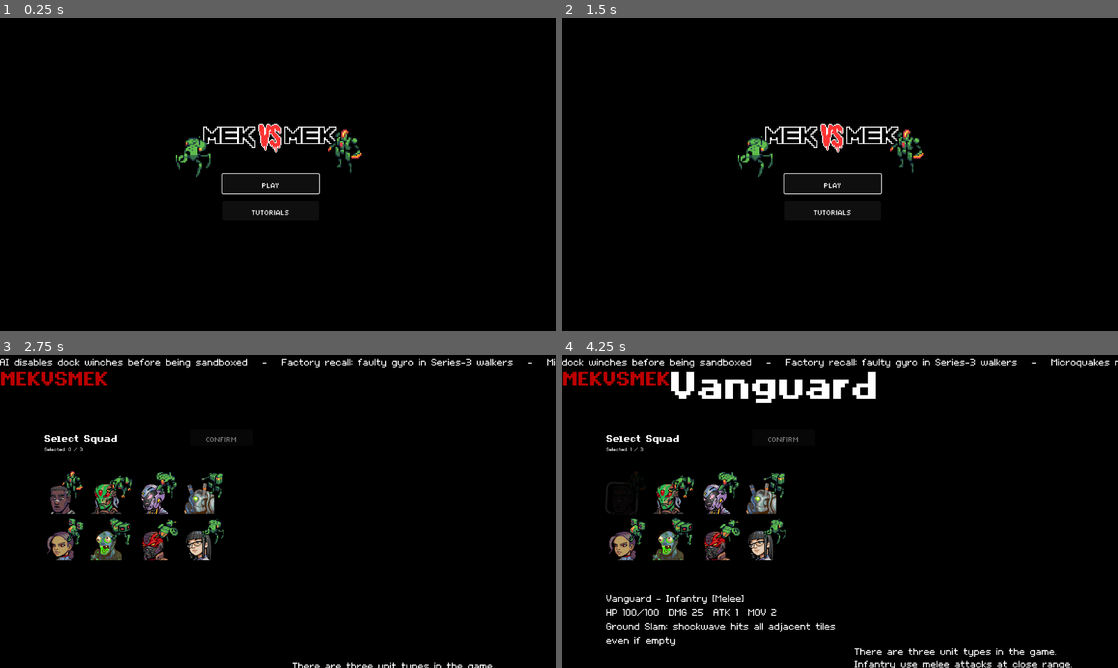
Above: before the commit, frames 1-4 (two rows, left to right).
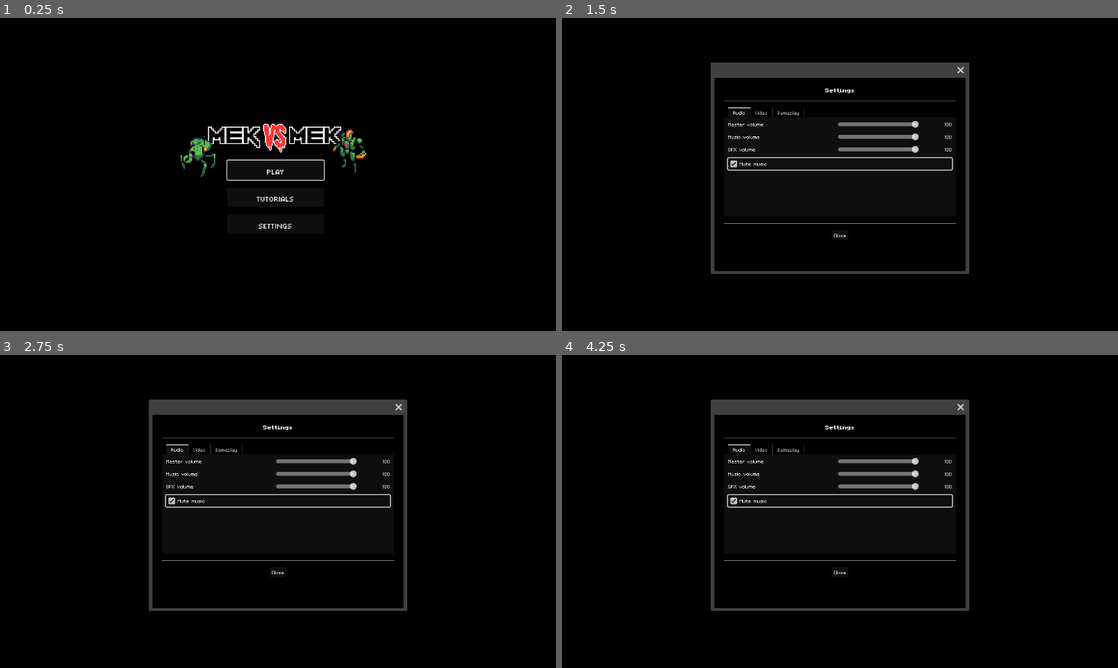
Above: after the commit, the same moments.

Repository: Tekknobot/Terrain
Game: Godot game, scene res://Scenes/TitleScreen.tscn
The game is run twice, just before and just after one commit, with the same random seed, the same clock (stepped at 60 frames per second) and the same inputs. Sound files missing from this copy of the repository are replaced by a short silence.
Inputs (mouse positions are in pixels of both pictures, inside the frame that each line leads up to):
- Up to frame 1 (0.25 s): no input
- Up to frame 2 (1.5 s): click (840, 224) at 0.5 s, where only the run after the commit has a clickable "Settings"; click (840, 165) at 1.25 s, where only the run after the commit has a clickable "Mute music"
- Up to frame 3 (2.75 s): click "PLAY" at 2 s
- Up to frame 4 (4.25 s): click (840, 508) at 2.75 s, where only the run after the commit has a clickable "PLAY"; click (623, 498) at 3.52 s

The runs differ from the first frame. In frame 1, 2.2% of the frame differs, in the area x 31-66%, y 33-68%; in frame 2, 6.5%; in frame 3, 10%; in frame 4, 13%, in the area x 0-100%, y 1-100%.

Commit message:
Add settings window.

Diff:
--- a/Scenes/TitleScreen.tscn
+++ b/Scenes/TitleScreen.tscn
@@ -76,9 +76,9 @@
 
 [node name="CenterContainer" type="CenterContainer" parent="."]
 layout_mode = 0
-offset_left = -494.0
+offset_left = -484.0
 offset_top = -131.0
-offset_right = 506.0
+offset_right = 516.0
 offset_bottom = 156.0
 
 [node name="VBoxContainer" type="VBoxContainer" parent="CenterContainer"]
@@ -107,13 +107,12 @@
 theme_override_font_sizes/font_size = 32
 text = "Reset"
 
-[node name="Multiplayer" type="Button" parent="CenterContainer/VBoxContainer"]
-visible = false
+[node name="Settings" type="Button" parent="CenterContainer/VBoxContainer"]
 custom_minimum_size = Vector2(200, 40)
 layout_mode = 2
 theme_override_fonts/font = ExtResource("2_gujq3")
 theme_override_font_sizes/font_size = 32
-text = "Multiplayer"
+text = "Settings"
 
 [node name="Quit" type="Button" parent="CenterContainer/VBoxContainer"]
 visible = false
@@ -125,19 +124,19 @@
 
 [node name="AnimatedSprite2D" type="AnimatedSprite2D" parent="."]
 material = ExtResource("6_681ew")
-position = Vector2(4, -110)
+position = Vector2(14, -110)
 scale = Vector2(2, 2)
 sprite_frames = SubResource("SpriteFrames_70vl7")
 autoplay = "default"
 frame_progress = 0.651043
 
 [node name="S3" parent="." instance=ExtResource("7_2jiiu")]
-position = Vector2(-158, -18)
+position = Vector2(-148, -18)
 scale = Vector2(3, 3)
 script = null
 
 [node name="M1" parent="." instance=ExtResource("12_awp6w")]
-position = Vector2(164, -29)
+position = Vector2(174, -29)
 scale = Vector2(3, 3)
 script = null
 
--- a/Scripts/MusicManager.gd
+++ b/Scripts/MusicManager.gd
@@ -2,20 +2,25 @@
 
 # Music player node
 var player: AudioStreamPlayer
-# List of tracks to play (fill in or set from code)
 var playlist: Array[AudioStream] = []
 var current_track_index := 0
 var rng := RandomNumberGenerator.new()
 
+# === NEW: user-facing settings ===
+@export_range(0.0, 1.0, 0.01)
+var volume_linear: float = 1.0
+var muted: bool = false
+
+const SETTINGS_PATH := "user://settings.cfg"
+const SETTINGS_SECTION := "audio"
+
 func _ready():
 	rng.randomize()
 
-	# Create an AudioStreamPlayer once, no re-adding or destroying
 	player = AudioStreamPlayer.new()
 	add_child(player)
 	player.finished.connect(_on_player_finished)
 
-	# Example playlist setup (replace with your own audio files)
 	playlist = [
 		preload("res://Audio/Music/Faded.mp3"),
 		preload("res://Audio/Music/Future.mp3"),
@@ -25,9 +30,12 @@
 		preload("res://Audio/Music/Pumped.mp3"),
 	]
 
-	# Start from a random track
 	if not playlist.is_empty():
 		current_track_index = rng.randi_range(0, playlist.size() - 1)
+
+	# === NEW: load saved settings before playing
+	_load_settings()
+	_apply_volume()
 
 	play_current_track()
 
@@ -42,12 +50,49 @@
 	play_current_track()
 
 func _pick_next_index_no_repeat() -> int:
-	# If there's only one track, just keep playing it
 	if playlist.size() <= 1:
 		return current_track_index
-
 	var next_index := current_track_index
-	# Keep rolling until it's different from the current one
 	while next_index == current_track_index:
 		next_index = rng.randi_range(0, playlist.size() - 1)
 	return next_index
+
+# === NEW: volume/mute helpers ===
+func set_volume_linear(v: float) -> void:
+	volume_linear = clamp(v, 0.0, 1.0)
+	_apply_volume()
+	_save_settings()
+
+func get_volume_linear() -> float:
+	return volume_linear
+
+func set_muted(m: bool) -> void:
+	muted = m
+	_apply_volume()
+	_save_settings()
+
+func is_muted() -> bool:
+	return muted
+
+func _apply_volume() -> void:
+	if not player:
+		return
+	if muted or volume_linear <= 0.001:
+		player.volume_db = -80.0  # effectively silent
+	else:
+		player.volume_db = linear_to_db(volume_linear)
+
+func _save_settings() -> void:
+	var cfg := ConfigFile.new()
+	# Ignore load errors; we’ll just overwrite
+	cfg.load(SETTINGS_PATH)
+	cfg.set_value(SETTINGS_SECTION, "volume", volume_linear)
+	cfg.set_value(SETTINGS_SECTION, "muted", muted)
+	cfg.save(SETTINGS_PATH)
+
+func _load_settings() -> void:
+	var cfg := ConfigFile.new()
+	var err := cfg.load(SETTINGS_PATH)
+	if err == OK:
+		volume_linear = float(cfg.get_value(SETTINGS_SECTION, "volume", 1.0))
+		muted = bool(cfg.get_value(SETTINGS_SECTION, "muted", false))
--- a/Scripts/NPCSoldier.gd
+++ b/Scripts/NPCSoldier.gd
@@ -135,7 +135,7 @@
 func perform_round_action() -> void:
 	if _dying or _is_evacuating or not attack_enabled:
 		return
-	await attack_rapid_taps_4way(5, 5)  # or (25,1) if you want the full burst
+	await attack_rapid_taps_4way(5, 3)  # or (25,1) if you want the full burst
 
 func attack_rapid_taps_8way(burst_count: int = 25, per_hit_damage: int = 1) -> void:
 	if _attack_loop_running or _dying or _is_evacuating or not attack_enabled:
--- a/Scripts/TitleScreen.gd
+++ b/Scripts/TitleScreen.gd
@@ -5,25 +5,26 @@
 @onready var multiplayer_button = $CenterContainer/VBoxContainer/Multiplayer
 @onready var quit_button = $CenterContainer/VBoxContainer/Quit
 @onready var tutorial_button = $CenterContainer/VBoxContainer/Tutorials
+# === NEW
+@onready var settings_button = $CenterContainer/VBoxContainer/Settings
+
+# === NEW: we’ll build a simple settings popup in code
+var settings_window: Window
+
+func _enter_tree() -> void:
+	_apply_settings_from_cfg()  # <— load & apply saved settings at boot
 
 func _ready() -> void:
-	# Optionally, play background music or start animations here.
-	# For instance, you could use Tween to fade in the title.
-	play_button.grab_focus()  # Give focus to the Play button for gamepad support.
-
-	# Connect signals if you haven't connected them in the editor.
+	play_button.grab_focus()
+
 	play_button.pressed.connect(_on_PlayButton_pressed)
-	multiplayer_button.pressed.connect(_on_MultiplayerButton_pressed)
 	quit_button.pressed.connect(_on_QuitButton_pressed)
 	tutorial_button.pressed.connect(_on_TutorialButton_pressed)
-
+	# === NEW
+	settings_button.pressed.connect(_on_SettingsButton_pressed)
 
 func _on_PlayButton_pressed() -> void:
-	# Transition to your main game scene.
 	get_tree().change_scene_to_file("res://Scenes/SquadSelect.tscn")
-
-func _on_MultiplayerButton_pressed() -> void:
-	get_tree().change_scene_to_file("res://Scenes/MultiplayerLobby.tscn")	# add_child(options_dialog)
 
 func _on_QuitButton_pressed() -> void:
 	get_tree().quit()
@@ -35,3 +36,362 @@
 
 func _on_TutorialButton_pressed() -> void:
 	get_tree().change_scene_to_file("res://Scenes/TutorialMenu.tscn")
+
+# === NEW ===
+func _on_SettingsButton_pressed() -> void:
+	if settings_window == null:
+		settings_window = _build_settings_window(
+			"res://Fonts/magofonts/mago1.ttf", 16,
+			"res://Fonts/magofonts/mago3.ttf", 20
+		)
+		add_child(settings_window)
+	settings_window.popup_centered()
+
+const SETTINGS_PATH := "user://settings.cfg"
+
+func _build_settings_window(
+		font_path: String = "res://Fonts/magofonts/mago3.ttf",
+		font_size: int = 16,
+		heading_font_path: String = "",
+		heading_font_size: int = 32
+	) -> Window:
+	var win := Window.new()
+	win.title = ""
+	win.size = Vector2i(520, 400)
+
+	# Top-level margin so nothing touches the window edges
+	var outer := MarginContainer.new()
+	outer.add_theme_constant_override("margin_left", 20)
+	outer.add_theme_constant_override("margin_right", 20)
+	outer.add_theme_constant_override("margin_top", 16)
+	outer.add_theme_constant_override("margin_bottom", 16)
+	win.add_child(outer)
+
+	var root := VBoxContainer.new()
+	root.custom_minimum_size = Vector2(480, 320)
+	root.add_theme_constant_override("separation", 12)
+	outer.add_child(root)
+
+	# Font theme (so every child inherits)
+	var theme := Theme.new()
+	if ResourceLoader.exists(font_path):
+		var body_font := load(font_path) as FontFile
+		if body_font:
+			theme.set_default_font(body_font)
+			theme.set_default_font_size(font_size)
+	root.theme = theme
+
+	# Optional heading font
+	var heading_font: FontFile
+	if heading_font_path != "" and ResourceLoader.exists(heading_font_path):
+		heading_font = load(heading_font_path) as FontFile
+
+	# Title
+	var title := Label.new()
+	title.text = "Settings"
+	title.horizontal_alignment = HORIZONTAL_ALIGNMENT_CENTER
+	title.add_theme_constant_override("margin_left", 8)
+	title.add_theme_constant_override("margin_right", 8)
+	if heading_font:
+		title.add_theme_font_override("font", heading_font)
+		title.add_theme_font_size_override("font_size", heading_font_size)
+	root.add_child(title)
+
+	var sep := HSeparator.new()
+	root.add_child(sep)
+
+	# Tabs
+	var tabs := TabContainer.new()
+	tabs.size_flags_vertical = Control.SIZE_EXPAND_FILL
+	root.add_child(tabs)
+
+	# --------------------
+	# AUDIO TAB
+	# --------------------
+	var audio_pad := MarginContainer.new()
+	audio_pad.add_theme_constant_override("margin_left", 8)
+	audio_pad.add_theme_constant_override("margin_right", 8)
+	audio_pad.add_theme_constant_override("margin_top", 6)
+	audio_pad.add_theme_constant_override("margin_bottom", 6)
+	var audio := VBoxContainer.new()
+	audio.add_theme_constant_override("separation", 10)
+	audio_pad.add_child(audio)
+	tabs.add_child(audio_pad)
+	tabs.set_tab_title(tabs.get_tab_count() - 1, "Audio")
+
+	audio.add_child(_make_slider_row(
+		"Master volume",
+		0, 100, 1,
+		int(round(_get_bus_volume_linear("Master") * 100.0)),
+		func(v):
+			_set_bus_volume_linear("Master", v / 100.0)
+			_cfg_set("audio", "master", float(v) / 100.0)
+	))
+
+	audio.add_child(_make_slider_row(
+		"Music volume",
+		0, 100, 1,
+		int(round(MusicManager.get_volume_linear() * 100.0)),
+		func(v):
+			MusicManager.set_volume_linear(v / 100.0)
+			_cfg_set("audio", "music", float(v) / 100.0)
+	))
+
+	audio.add_child(_make_slider_row(
+		"SFX volume",
+		0, 100, 1,
+		int(round(_get_bus_volume_linear("SFX") * 100.0)),
+		func(v):
+			_set_bus_volume_linear("SFX", v / 100.0)
+			_cfg_set("audio", "sfx", float(v) / 100.0)
+	))
+
+	var mute := CheckBox.new()
+	mute.text = "Mute music"
+	mute.add_theme_constant_override("margin_left", 8)
+	mute.add_theme_constant_override("margin_right", 8)
+	mute.button_pressed = _cfg_get("audio", "music_muted", MusicManager.is_muted())
+	mute.toggled.connect(func(on):
+		MusicManager.set_muted(on)
+		_cfg_set("audio", "music_muted", on)
+	)
+	audio.add_child(mute)
+
+	# --------------------
+	# VIDEO TAB
+	# --------------------
+	var video_pad := MarginContainer.new()
+	video_pad.add_theme_constant_override("margin_left", 8)
+	video_pad.add_theme_constant_override("margin_right", 8)
+	video_pad.add_theme_constant_override("margin_top", 6)
+	video_pad.add_theme_constant_override("margin_bottom", 6)
+	var video := VBoxContainer.new()
+	video.add_theme_constant_override("separation", 10)
+	video_pad.add_child(video)
+	tabs.add_child(video_pad)
+	tabs.set_tab_title(tabs.get_tab_count() - 1, "Video")
+
+	var wmodes := ["Windowed", "Borderless", "Fullscreen"]
+	video.add_child(_make_option_row(
+		"Window mode",
+		wmodes,
+		_cfg_get("video", "window_mode", 0),
+		func(idx):
+			if idx == 0:
+				DisplayServer.window_set_mode(DisplayServer.WINDOW_MODE_WINDOWED)
+				DisplayServer.window_set_flag(DisplayServer.WINDOW_FLAG_BORDERLESS, false)
+			elif idx == 1:
+				DisplayServer.window_set_mode(DisplayServer.WINDOW_MODE_WINDOWED)
+				DisplayServer.window_set_flag(DisplayServer.WINDOW_FLAG_BORDERLESS, true)
+			elif idx == 2:
+				DisplayServer.window_set_mode(DisplayServer.WINDOW_MODE_FULLSCREEN)
+				DisplayServer.window_set_flag(DisplayServer.WINDOW_FLAG_BORDERLESS, false)
+			_cfg_set("video", "window_mode", idx)
+	))
+
+	var vsync := CheckBox.new()
+	vsync.text = "VSync"
+	vsync.add_theme_constant_override("margin_left", 8)
+	vsync.add_theme_constant_override("margin_right", 8)
+	vsync.button_pressed = _cfg_get("video", "vsync", true)
+	vsync.toggled.connect(func(on):
+		if on:
+			DisplayServer.window_set_vsync_mode(DisplayServer.VSYNC_ENABLED)
+		else:
+			DisplayServer.window_set_vsync_mode(DisplayServer.VSYNC_DISABLED)
+		_cfg_set("video", "vsync", on)
+	)
+	video.add_child(vsync)
+
+	video.add_child(_make_slider_row(
+		"Max FPS (0 = uncapped)",
+		0, 240, 10,
+		_cfg_get("video", "max_fps", 0),
+		func(v):
+			Engine.max_fps = int(v)
+			_cfg_set("video", "max_fps", int(v))
+	))
+
+	# --------------------
+	# GAMEPLAY TAB
+	# --------------------
+	var gameplay_pad := MarginContainer.new()
+	gameplay_pad.add_theme_constant_override("margin_left", 8)
+	gameplay_pad.add_theme_constant_override("margin_right", 8)
+	gameplay_pad.add_theme_constant_override("margin_top", 6)
+	gameplay_pad.add_theme_constant_override("margin_bottom", 6)
+	var gameplay := VBoxContainer.new()
+	gameplay.add_theme_constant_override("separation", 10)
+	gameplay_pad.add_child(gameplay)
+	tabs.add_child(gameplay_pad)
+	tabs.set_tab_title(tabs.get_tab_count() - 1, "Gameplay")
+
+	gameplay.add_child(_make_slider_row(
+		"Mouse sensitivity",
+		1, 200, 1,
+		_cfg_get("gameplay", "mouse_sens", 100),
+		func(v):
+			_cfg_set("gameplay", "mouse_sens", int(v))
+	))
+
+	var invy := CheckBox.new()
+	invy.text = "Invert Y axis"
+	invy.add_theme_constant_override("margin_left", 8)
+	invy.add_theme_constant_override("margin_right", 8)
+	invy.button_pressed = _cfg_get("gameplay", "invert_y", false)
+	invy.toggled.connect(func(on):
+		_cfg_set("gameplay", "invert_y", on)
+	)
+	gameplay.add_child(invy)
+
+	# Footer buttons
+	var sep2 := HSeparator.new()
+	root.add_child(sep2)
+
+	var close := Button.new()
+	close.text = "Close"
+	close.size_flags_horizontal = Control.SIZE_SHRINK_CENTER
+	close.pressed.connect(win.hide)
+	root.add_child(close)
+
+	# Apply saved settings now
+	_apply_settings_from_cfg()
+
+	return win
+
+# ------- Small UI builders -------
+func _make_slider_row(label_text: String, min_v: int, max_v: int, step: int, start_value: int, on_change: Callable) -> Control:
+	var row := HBoxContainer.new()
+	row.size_flags_horizontal = Control.SIZE_EXPAND_FILL
+	row.add_theme_constant_override("separation", 8)
+
+	var lbl := Label.new()
+	lbl.text = label_text
+	lbl.custom_minimum_size = Vector2(220, 0)
+	lbl.add_theme_constant_override("margin_left", 8)
+	lbl.add_theme_constant_override("margin_right", 8)
+	row.add_child(lbl)
+
+	var slider := HSlider.new()
+	slider.min_value = min_v
+	slider.max_value = max_v
+	slider.step = step
+	slider.size_flags_horizontal = Control.SIZE_EXPAND_FILL
+	slider.value = start_value
+	slider.value_changed.connect(func(v): on_change.call(v))
+	row.add_child(slider)
+
+	var val := Label.new()
+	val.custom_minimum_size = Vector2(60, 0)
+	val.horizontal_alignment = HORIZONTAL_ALIGNMENT_RIGHT
+	val.add_theme_constant_override("margin_left", 8)
+	val.add_theme_constant_override("margin_right", 8)
+	val.text = str(int(slider.value))
+	slider.value_changed.connect(func(v): val.text = str(int(v)))
+	row.add_child(val)
+
+	return row
+
+
+func _make_option_row(label_text: String, items: PackedStringArray, start_idx: int, on_change: Callable) -> Control:
+	var row := HBoxContainer.new()
+	row.size_flags_horizontal = Control.SIZE_EXPAND_FILL
+	row.add_theme_constant_override("separation", 8)
+
+	var lbl := Label.new()
+	lbl.text = label_text
+	lbl.custom_minimum_size = Vector2(220, 0)
+	lbl.add_theme_constant_override("margin_left", 8)
+	lbl.add_theme_constant_override("margin_right", 8)
+	row.add_child(lbl)
+
+	var opt := OptionButton.new()
+	for i in items.size():
+		opt.add_item(items[i], i)
+	opt.select(clamp(start_idx, 0, items.size() - 1))
+	opt.item_selected.connect(func(idx): on_change.call(idx))
+	row.add_child(opt)
+
+	return row
+
+# ------- Config persistence -------
+func _cfg() -> ConfigFile:
+	var cfg := ConfigFile.new()
+	cfg.load(SETTINGS_PATH) # OK if missing
+	return cfg
+
+func _cfg_get(section: String, key: String, def_val) -> Variant:
+	var cfg := _cfg()
+	return cfg.get_value(section, key, def_val)
+
+func _cfg_set(section: String, key: String, val) -> void:
+	var cfg := _cfg()
+	cfg.set_value(section, key, val)
+	cfg.save(SETTINGS_PATH)
+
+func _apply_settings_from_cfg() -> void:
+	# Audio
+	var master := float(_cfg_get("audio", "master", _get_bus_volume_linear("Master")))
+	_set_bus_volume_linear("Master", master)
+	var music := float(_cfg_get("audio", "music", MusicManager.get_volume_linear()))
+	MusicManager.set_volume_linear(music)
+	var sfx := float(_cfg_get("audio", "sfx", _get_bus_volume_linear("SFX")))
+	_set_bus_volume_linear("SFX", sfx)
+	MusicManager.set_muted(bool(_cfg_get("audio", "music_muted", MusicManager.is_muted())))
+
+	# Video
+	var wm := int(_cfg_get("video", "window_mode", 0))
+	match wm:
+		0:
+			DisplayServer.window_set_mode(DisplayServer.WINDOW_MODE_WINDOWED)
+			DisplayServer.window_set_flag(DisplayServer.WINDOW_FLAG_BORDERLESS, false)
+		1:
+			DisplayServer.window_set_mode(DisplayServer.WINDOW_MODE_WINDOWED)
+			DisplayServer.window_set_flag(DisplayServer.WINDOW_FLAG_BORDERLESS, true)
+		2:
+			DisplayServer.window_set_mode(DisplayServer.WINDOW_MODE_FULLSCREEN)
+
+	var res_idx := int(_cfg_get("video", "resolution_idx", 2))
+	var resolutions := PackedStringArray(["1280 x 720","1600 x 900","1920 x 1080","2560 x 1440"])
+	res_idx = clamp(res_idx, 0, resolutions.size()-1)
+	var parts := resolutions[res_idx].split(" x ")
+	if parts.size() == 2:
+		DisplayServer.window_set_size(Vector2i(int(parts[0]), int(parts[1])))
+
+	var vs := bool(_cfg_get("video", "vsync", true))
+	if vs:
+		DisplayServer.window_set_vsync_mode(DisplayServer.VSYNC_ENABLED)
+	else:
+		DisplayServer.window_set_vsync_mode(DisplayServer.VSYNC_DISABLED)
+
+	Engine.max_fps = int(_cfg_get("video", "max_fps", 0))
+
+	# Gameplay / UI
+	var sens := int(_cfg_get("gameplay", "mouse_sens", 100))
+	_cfg_set("gameplay", "mouse_sens", sens) # ensure exists
+	get_tree().root.content_scale_factor = float(_cfg_get("ui", "scale_percent", 100)) / 100.0
+	var locale_idx := int(_cfg_get("ui", "locale_idx", 0))
+	var locales := PackedStringArray(["en","fr","es","de"])
+	locale_idx = clamp(locale_idx, 0, locales.size()-1)
+	TranslationServer.set_locale(locales[locale_idx])
+
+# ------- Audio bus helpers -------
+func _get_bus_volume_linear(bus_name: String) -> float:
+	var idx := AudioServer.get_bus_index(bus_name)
+	if idx == -1:
+		return 1.0
+	var db := AudioServer.get_bus_volume_db(idx)
+	# Avoid -INF; clamp to silence floor
+	if db <= -80.0:
+		return 0.0
+	return db_to_linear(db)
+
+func _set_bus_volume_linear(bus_name: String, v: float) -> void:
+	var idx := AudioServer.get_bus_index(bus_name)
+	if idx == -1:
+		return
+	v = clamp(v, 0.0, 1.0)
+	if v <= 0.001:
+		AudioServer.set_bus_volume_db(idx, -80.0)
+	else:
+		AudioServer.set_bus_volume_db(idx, linear_to_db(v))
